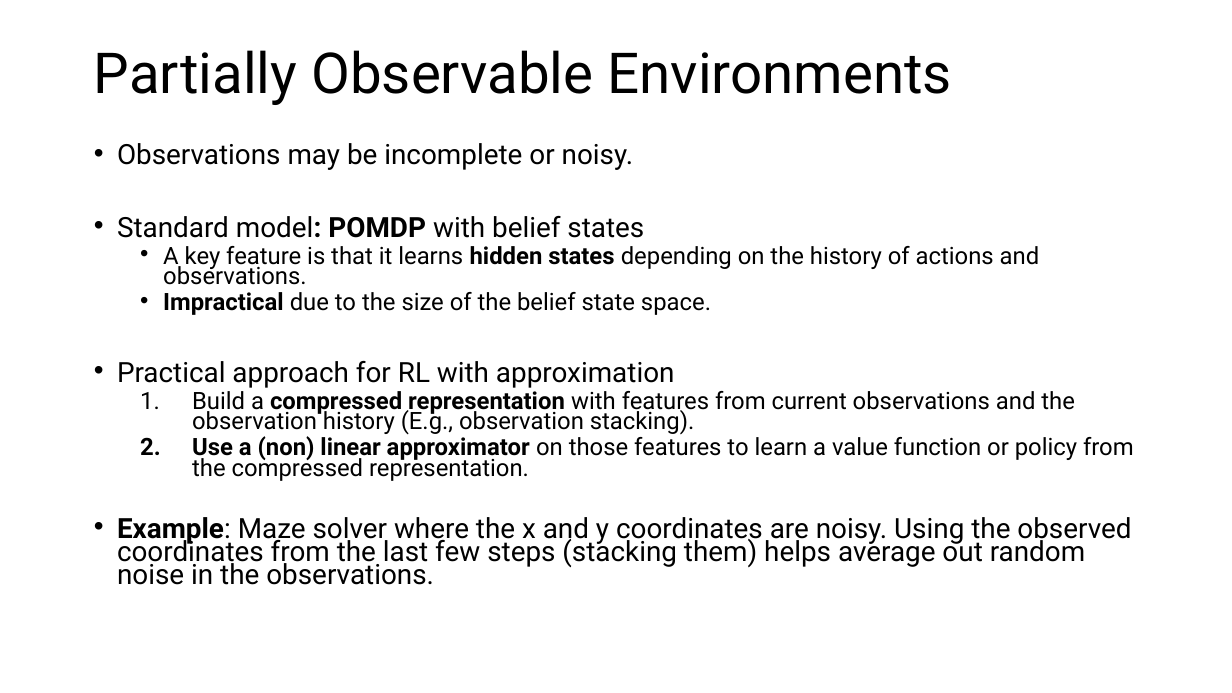
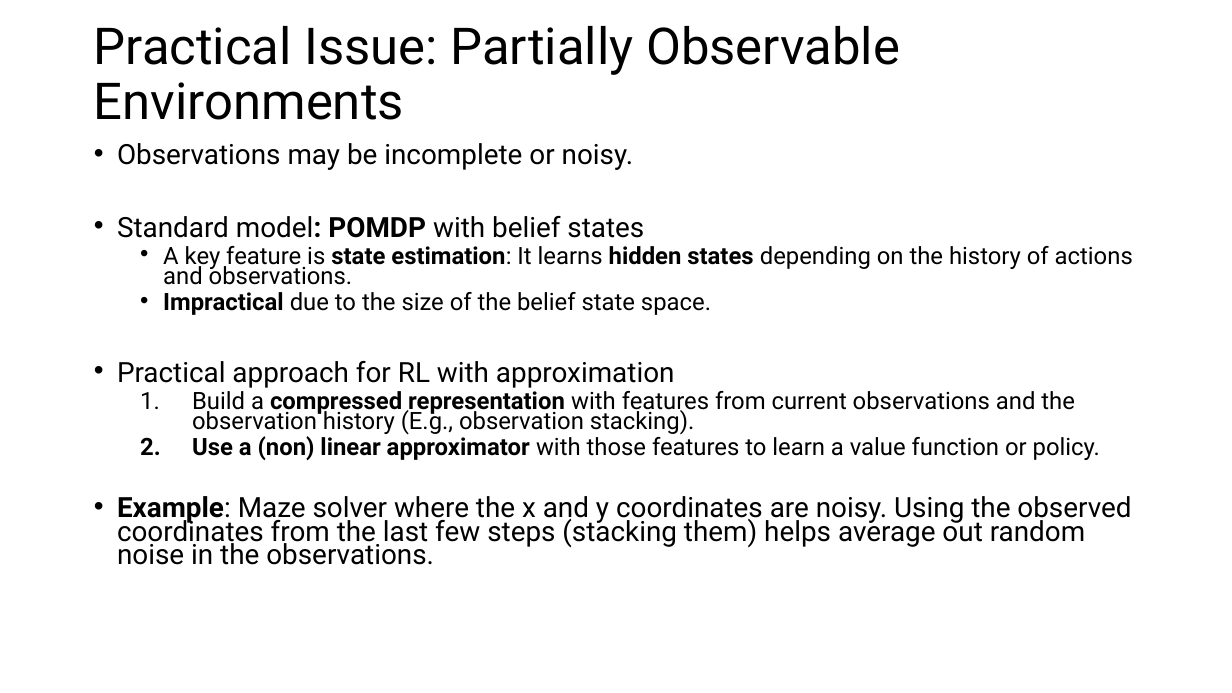
Before and after one commit to mhahsler/Introduction_to_Reinforcement_Learning, a slide deck: slide 29 of slides/Lecture_Chapter09.pptx. Drawn at 1232x693 pixels with LibreOffice and Linux fonts; fonts in the diff are those of the drawing. Boxes give left, top, right and bottom in pixels: in the first picture for what was removed or moved away, otherwise in the second. Text is boxed around its words. In the diff, an @@ line names an element or a change of style, - is before the commit and + after.

```diff
--- a/slides/Lecture_Chapter09.pptx
+++ b/slides/Lecture_Chapter09.pptx
@@ title at <box>94,26,900,120</box>: text changed; size 44 to 39.6 pt @@
-Partially Observable Environments
+Practical Issue: Partially Observable Environments
@@ text at <box>163,246,1133,285</box>: text changed @@
-  • A key feature is that it learns hidden states depending on the history of actions and observations.
+  • A key feature is state estimation: It learns hidden states depending on the history of actions and observations.
@@ text at <box>192,434,1100,460</box>: text changed @@
-  2. Use a (non) linear approximator on those features to learn a value function or policy from the compressed representation.
+  2. Use a (non) linear approximator with those features to learn a value function or policy.
```
Also in this commit, not shown: 7 other slides changed, 1 other file.
